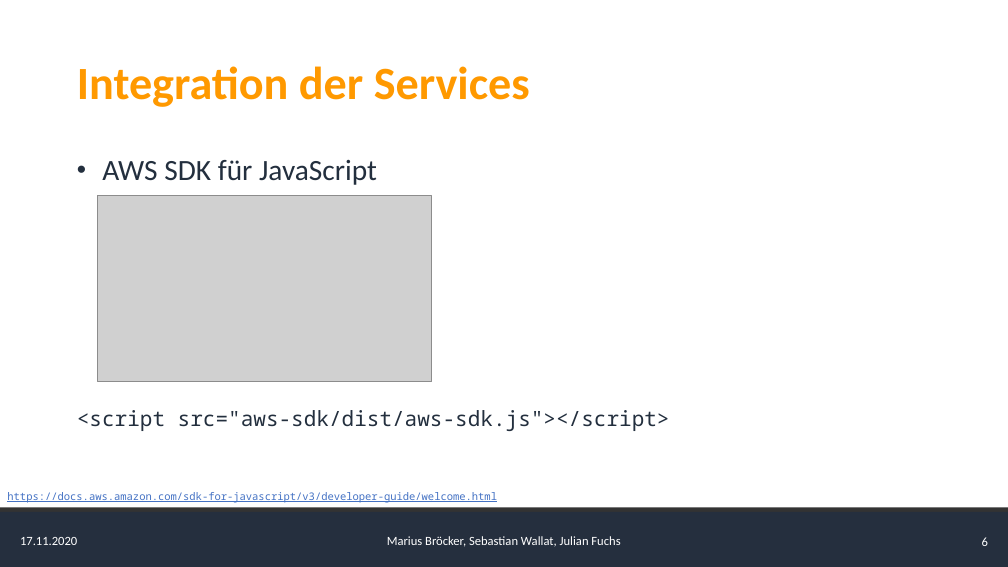
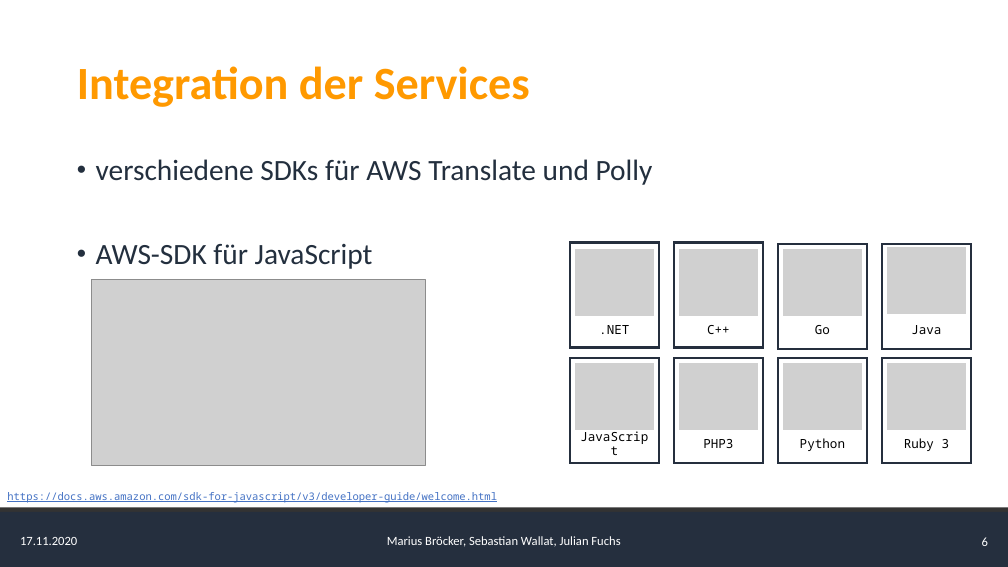
Before and after one commit to AlgorithmicEntropy/AWS_Translate_Polly, a slide deck: slide 6 of presentation/Presentation.pptx. Drawn at 1008x567 pixels with LibreOffice and Linux fonts; fonts in the diff are those of the drawing; grey boxes stand for pictures. Boxes give left, top, right and bottom in pixels: in the first picture for what was removed or moved away, otherwise in the second. Text is boxed around its words. In the diff, an @@ line names an element or a change of style, - is before the commit and + after.

Commit message:
changes

```diff
--- a/presentation/Presentation.pptx
+++ b/presentation/Presentation.pptx
@@ text at (x1=96, y1=159, x2=653, y2=269): text changed; size 20 to 28 pt; font Noto Sans Mono to Calibri @@
-• AWS SDK für JavaScript
-<script src="aws-sdk/dist/aws-sdk.js"></script>
+• verschiedene SDKs für AWS Translate und Polly
+• AWS-SDK für JavaScript
@@ picture moved from (x1=98, y1=196, x2=432, y2=382) to (x1=91, y1=279, x2=426, y2=465) @@
@@ group added at (x1=570, y1=243, x2=971, y2=463): 8 rectangles, 8 pictures, 7 texts @@
+.NET
+C++
+Go
+Java
+PHP3
+Python
+Ruby 3
```
Also in this commit, not shown: 1 other slide changed, 4 slides added.
